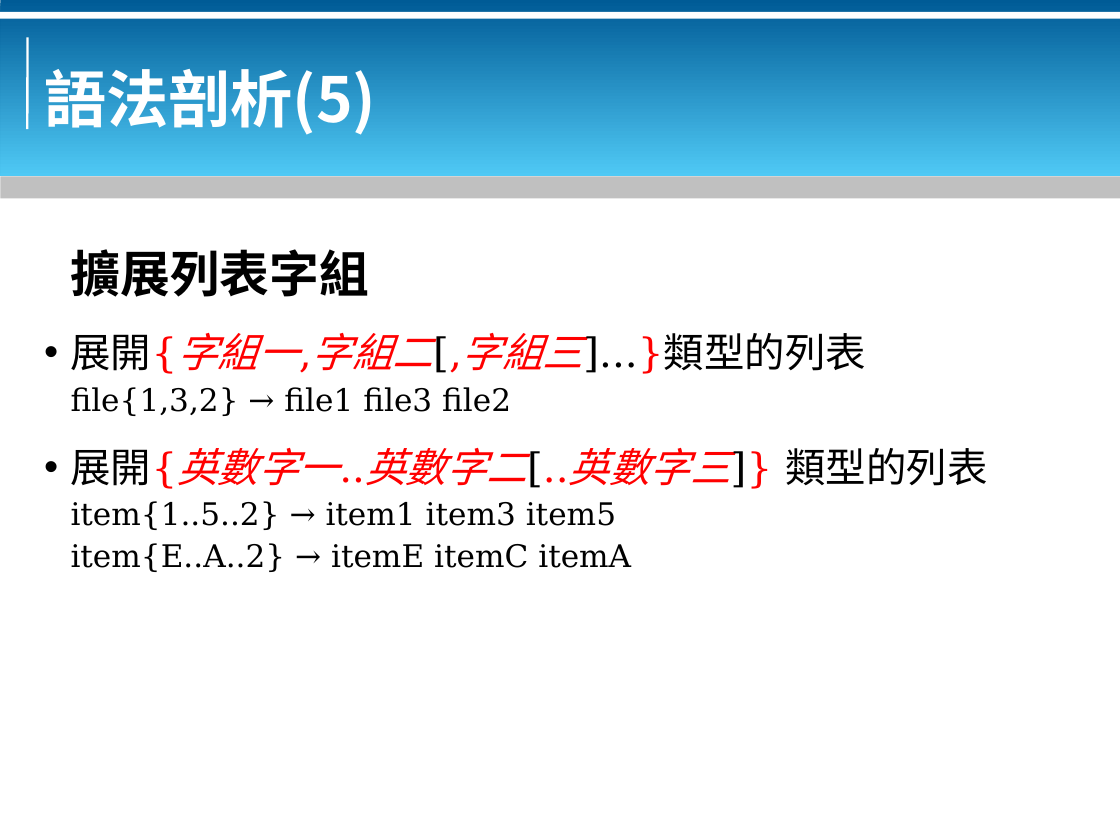
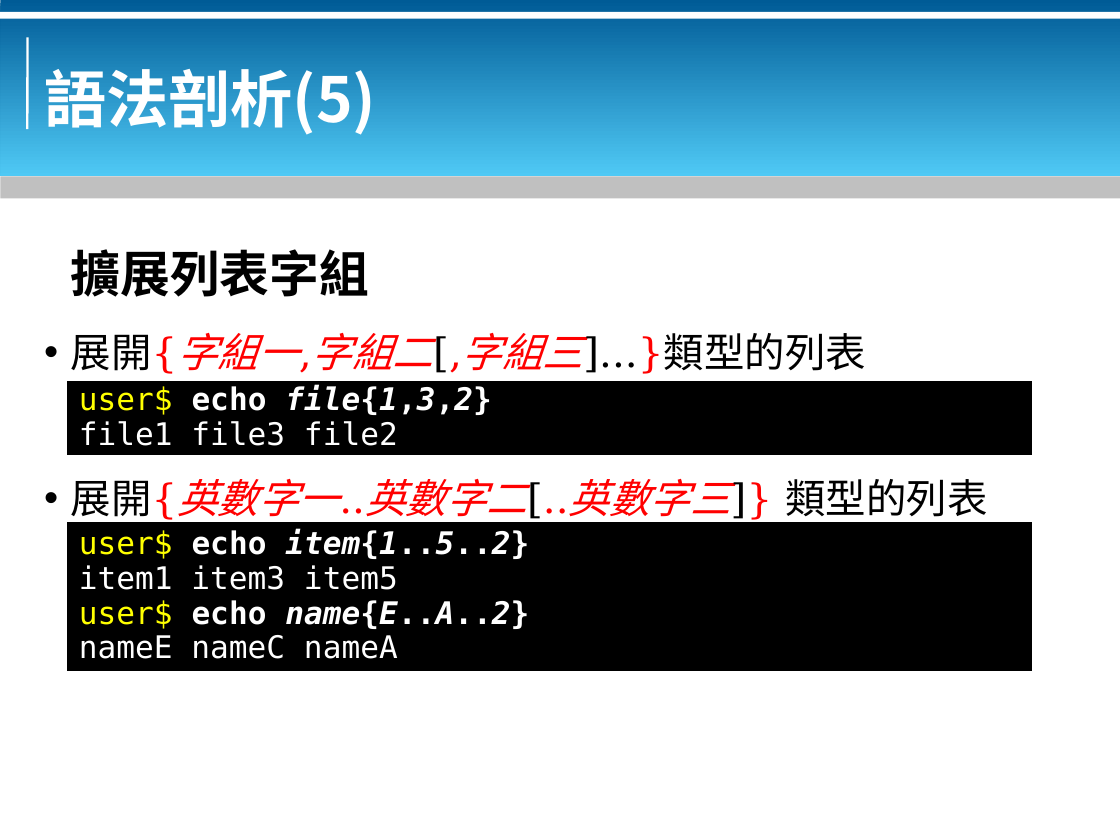
Before and after one commit to bluebat/.presentations, a slide deck: slide 11 of bash-basics.odp. Drawn at 1120x840 pixels with LibreOffice and Linux fonts; fonts in the diff are those of the drawing; background and template pictures are left out. Boxes give left, top, right and bottom in pixels: in the first picture for what was removed or moved away, otherwise in the second. Text is boxed around its words. In the diff, an @@ line names an element or a change of style, - is before the commit and + after.

```diff
--- a/bash-basics.odp
+++ b/bash-basics.odp
@@ rectangle added at [68,382,1033,455], fill #000000, outline #000000 0 pt, 20 pt, text #FFFFFF @@
+user$ echo file{1,3,2}
+file1 file3 file2
@@ text at [71,387,511,416]: paragraph removed @@
-file{1,3,2} → file1 file3 file2
@@ text at [71,501,631,572]: paragraphs removed @@
-item{1..5..2} → item1 item3 item5
-item{E..A..2} → itemE itemC itemA
@@ rectangle added at [68,523,1033,671], fill #000000, outline #000000 0 pt, 20 pt, text #FFFFFF @@
+user$ echo item{1..5..2}
+item1 item3 item5
+user$ echo name{E..A..2}
+nameE nameC nameA
```
Also in this commit, not shown: 11 other slides changed.
